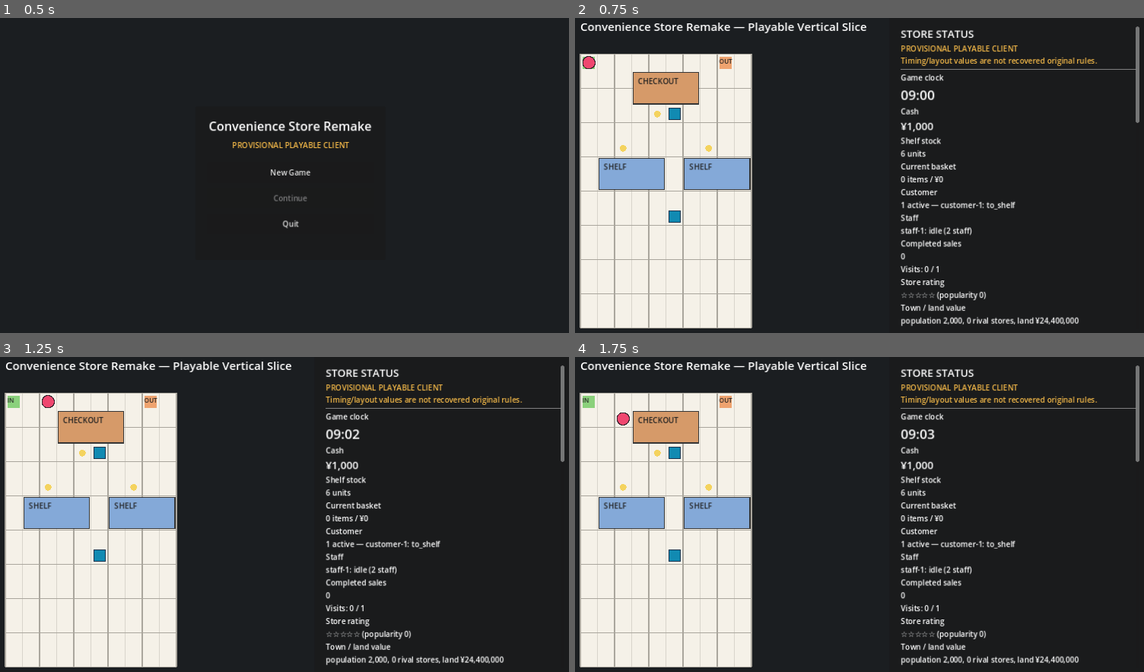
Above: before the commit, frames 1-4 (two rows, left to right).
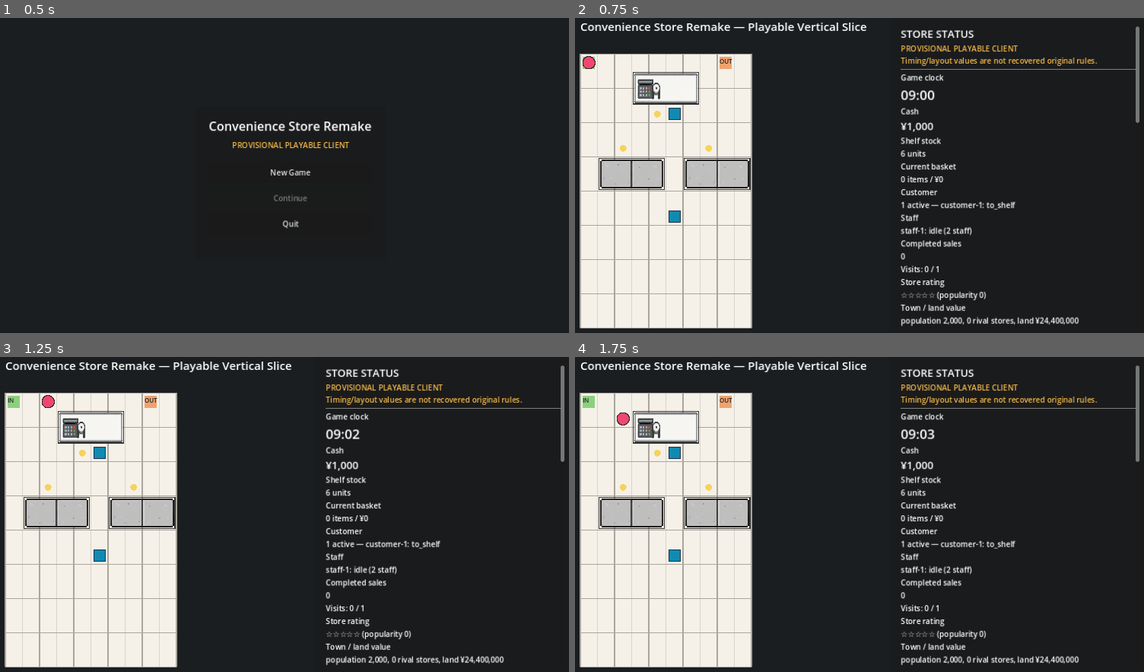
Above: after the commit, the same moments.

Repository: s1-1985/Covenience-store-remake
Game: Godot game, scene res://scenes/main_menu.tscn
Same seed, same stepped clock (60 frames per second), same inputs: the game is played once before the commit and once after it.
Inputs (mouse positions are in pixels of both pictures, inside the frame that each line leads up to):
- Up to frame 1 (0.5 s): no input
- Up to frame 2 (0.75 s): click "New Game" at 0.5 s
- Up to frame 3 (1.25 s): no input
- Up to frame 4 (1.75 s): tap A at 1.25 s; move the mouse to (1001, 498) at 1.27 s; click (1001, 498) at 1.42 s; tap Space (ui_accept) at 1.52 s

Frame 1 is identical in both runs. In frame 2, 3.3% of the frame differs, in the area x 1-31%, y 13-55%; in frame 3, 3.3%; in frame 4, 3.3%.

Commit message:
Wire fixture sprites into store_view.gd (task #67, first asset integration)
game/ previously had zero image assets -- store_view.gd's _draw() drew only
colored rectangles for every fixture. This wires in the first of several
still-unconnected asset packages sitting in assets/raw/: conveni_fixtures_
remake_v3's manifest has exactly one sprite per fixture_catalog catalog_id
(all 35, zero mismatch), making it the cleanest package to start with.

Sprites are copied into game/assets/fixtures/ (Godot can only load res://-
relative paths). _draw_fixtures() now draws the matching texture via
draw_texture_rect() when one exists, falling back to the pre-existing
colored-rect+label rendering otherwise. checkout-1/shelf-1/shelf-2 predate
the fixture_catalog system (task #39/#41) and carry no catalog_id at all;
a new FALLBACK_VISUAL_CATALOG_ID_BY_KIND gives them a same-footprint
stand-in sprite (register_1/medium_ambient_shelf) for display only -- not
a claim these specific fixtures ARE those catalog items.

These sprites are this project's own newly-generated art (REMAKE_BALANCED_
DEFAULT visual tier), not a recovered original asset.

Extended headless_smoke.gd's existing task #38 UI scenario (the only one
instantiating main.tscn into the scene tree) to verify every fixture
sprite actually loads as a real Texture2D under CI's fresh editor import.

reference_sim untouched (game/-only change). Could not run headless_smoke.gd
locally (no Godot binary in this sandbox); relying on CI to validate.

Co-Authored-By: Claude Sonnet 5 <noreply@anthropic.com>
Claude-Session: https://claude.ai/code/session_01PXuqF9JKWmmXoEsxN531iJ

Diff:
--- a/game/scripts/headless_smoke.gd
+++ b/game/scripts/headless_smoke.gd
@@ -1872,6 +1872,24 @@
         steps += 1
     economy_ui_scene.simulation.economy.cash_yen += 50_000_000
 
+    # Task #67: the first asset-wiring pass copied one sprite per
+    # fixture_catalog entry into game/assets/fixtures/. Confirm every one of
+    # them actually loads through StoreView's own lookup (proves the sprite
+    # file exists, is named to match its catalog_id exactly, and imports as
+    # a real Texture2D under the CI editor's fresh import pass) rather than
+    # only checking the files exist on disk.
+    for fixture_entry in config["fixture_catalog"]:
+        var fixture_catalog_id := str(fixture_entry["catalog_id"])
+        if economy_ui_scene.store_view._fixture_texture(fixture_catalog_id) == null:
+            _fail("fixture sprite failed to load for catalog_id: %s" % fixture_catalog_id)
+            return
+    # The pre-catalog-system checkout-1 fixture (no catalog_id of its own)
+    # falls back to the "register_1" sprite for display only; that sprite
+    # isn't itself a fixture_catalog entry, so the loop above never checks it.
+    if economy_ui_scene.store_view._fixture_texture("register_1") == null:
+        _fail("fallback checkout sprite (register_1) failed to load")
+        return
+
     var bench_index: int = economy_ui_scene._fixture_catalog_ids.find("bench")
     if bench_index < 0:
         _fail("economy UI: fixture catalog option did not include 'bench'")
--- a/game/scripts/store_view.gd
+++ b/game/scripts/store_view.gd
@@ -4,10 +4,35 @@
 signal fixture_relocation_requested(fixture_id: String, origin_subcell: Vector2i)
 
 const SUBCELL_PIXELS := 36.0
+
+# Task #67: first asset-wiring pass. These sprites (assets/raw/
+# conveni_fixtures_remake_v3/) are this project's own newly-drawn art, not a
+# recovered original asset (PROJECT_MEMORY.md section 1's 2026-09-21 policy
+# note) -- a REMAKE_BALANCED_DEFAULT visual choice, same evidence tier as
+# any other placeholder in this client. The sprite directory is copied into
+# game/assets/fixtures/ (outside res:// paths cannot be loaded by Godot) at
+# one PNG per fixture_catalog catalog_id, filenames matching catalog_id
+# exactly. checkout-1/shelf-1/shelf-2 predate the catalog system (task #39/
+# #41) and carry no catalog_id at all; FALLBACK_VISUAL_CATALOG_ID_BY_KIND
+# gives them a same-footprint stand-in sprite for display only -- this does
+# not assert they ARE that specific catalog fixture, only that they render
+# with a plausible, correctly-sized sprite instead of a bare rectangle.
+const FIXTURE_SPRITE_DIR := "res://assets/fixtures/"
+const FALLBACK_VISUAL_CATALOG_ID_BY_KIND := {
+    "checkout": "register_1",
+    "shelf": "medium_ambient_shelf",
+}
 
 var config: Dictionary = {}
 var simulation
 var selected_fixture_id := ""
+var _fixture_textures: Dictionary = {}
+
+
+func _ready() -> void:
+    # Pixel art stays crisp instead of the engine's default linear blur when
+    # sprite rects are scaled to fit each fixture's in-game footprint.
+    texture_filter = CanvasItem.TEXTURE_FILTER_NEAREST
 
 
 func selected_fixture() -> String:
@@ -18,6 +43,19 @@
     config = source_config
     simulation = source_simulation
     queue_redraw()
+
+
+func _fixture_texture(catalog_id: String) -> Texture2D:
+    if catalog_id.is_empty():
+        return null
+    if _fixture_textures.has(catalog_id):
+        return _fixture_textures[catalog_id] as Texture2D
+    var path := FIXTURE_SPRITE_DIR + catalog_id + ".png"
+    var texture: Texture2D = null
+    if ResourceLoader.exists(path):
+        texture = load(path) as Texture2D
+    _fixture_textures[catalog_id] = texture
+    return texture
 
 
 func _process(_delta: float) -> void:
@@ -100,6 +138,10 @@
             Vector2(origin.x, origin.y) * SUBCELL_PIXELS,
             Vector2(size_subcells.x, size_subcells.y) * SUBCELL_PIXELS
         ).grow(-3)
+        var catalog_id := str(fixture.get("catalog_id", ""))
+        if catalog_id.is_empty():
+            catalog_id = str(FALLBACK_VISUAL_CATALOG_ID_BY_KIND.get(fixture["kind"], ""))
+        var texture := _fixture_texture(catalog_id)
         var fill := Color("84a9d8")
         var label := "SHELF"
         if fixture["kind"] == "checkout":
@@ -111,21 +153,24 @@
         elif fixture["kind"] == "parking":
             fill = Color("8d8d8d")
             label = str(fixture["id"]).to_upper()
-        draw_rect(rect, fill, true)
+        if texture != null:
+            draw_texture_rect(texture, rect, false)
+        else:
+            draw_rect(rect, fill, true)
+            draw_string(
+                ThemeDB.fallback_font,
+                rect.position + Vector2(10, 24),
+                label,
+                HORIZONTAL_ALIGNMENT_LEFT,
+                -1,
+                16,
+                Color("202020")
+            )
         var outline := Color("f4d35e") if fixture["id"] == selected_fixture_id else Color("363636")
         var outline_width := 5.0 if fixture["id"] == selected_fixture_id else 2.0
         draw_rect(rect, outline, false, outline_width)
         var interaction := _vec2i(fixture["interaction_subcell"])
         draw_circle(_cell_center(interaction), 7.0, Color("f4d35e"))
-        draw_string(
-            ThemeDB.fallback_font,
-            rect.position + Vector2(10, 24),
-            label,
-            HORIZONTAL_ALIGNMENT_LEFT,
-            -1,
-            16,
-            Color("202020")
-        )
 
 
 func _draw_customer() -> void:
Binary file added: game/assets/fixtures/bench.png
Binary file added: game/assets/fixtures/event_shelf.png
Binary file added: game/assets/fixtures/event_wagon.png
Binary file added: game/assets/fixtures/fountain.png
Binary file added: game/assets/fixtures/hot_drink_case.png
Binary file added: game/assets/fixtures/large_ambient_shelf.png
Binary file added: game/assets/fixtures/large_ambient_wagon.png
Binary file added: game/assets/fixtures/large_ambient_wagon_2.png
Binary file added: game/assets/fixtures/large_cold_drink_vending.png
Binary file added: game/assets/fixtures/large_hot_cold_drink_vending.png
Binary file added: game/assets/fixtures/large_refrigerated_shelf.png
Binary file added: game/assets/fixtures/large_refrigerated_wagon_1.png
(and 26 more such lines)
